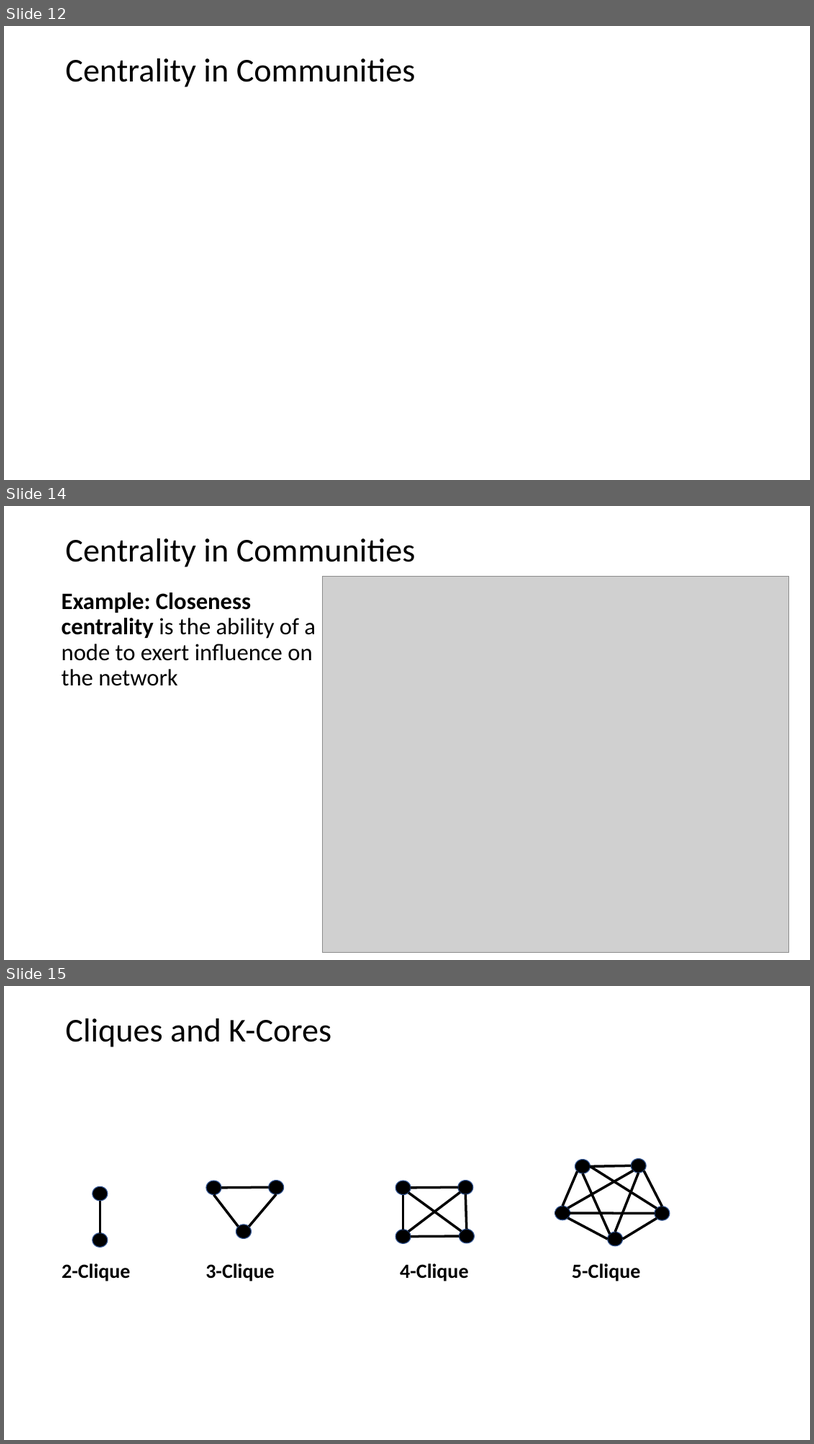
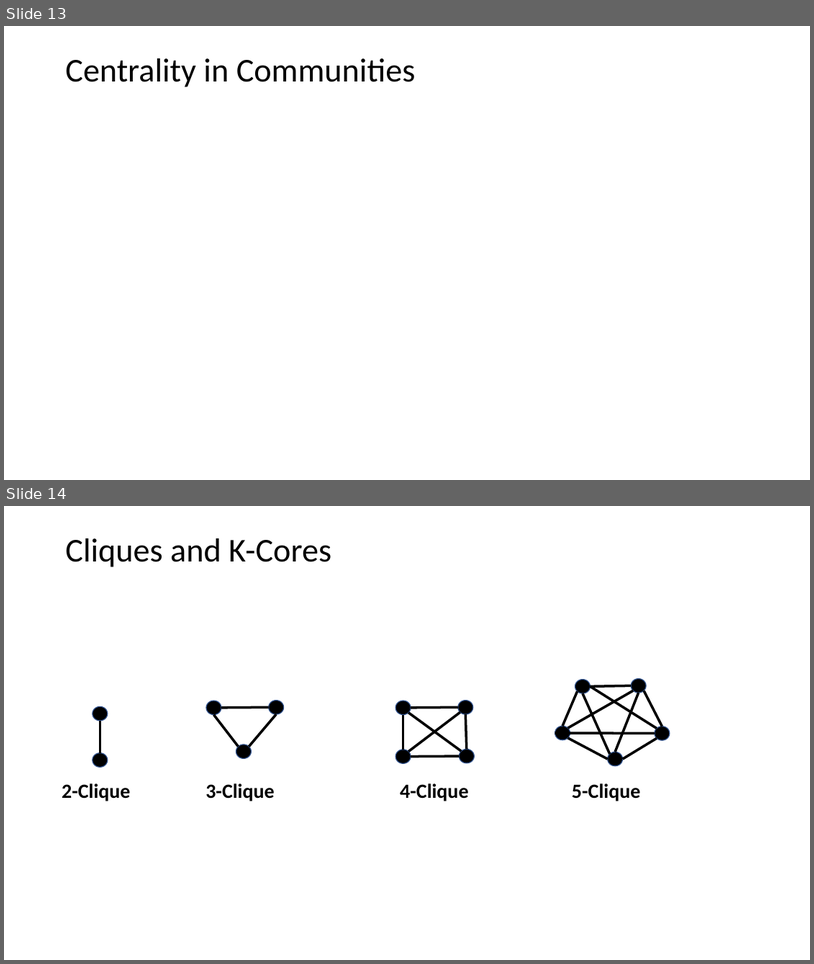
Before and after one commit to StephenElston/CSCI-E-108, a slide deck: slides/8_SocialNetworkAnalysis.pptx. Shown one above the other, each under a label of ours: slides 12, 14 and 15 before the commit, slides 13 and 14 after it; the slides between them are not shown. The pictures are 814x1444 and 814x964 pixels, drawn with LibreOffice and Linux fonts; fonts in the diff are those of the drawing; grey boxes stand for pictures. Boxes give left, top, right and bottom in pixels: in the first picture for what was removed or moved away, otherwise in the second. Text is boxed around its words. In the diff, an @@ line names an element or a change of style, - is before the commit and + after.

```diff
--- a/slides/8_SocialNetworkAnalysis.pptx
+++ b/slides/8_SocialNetworkAnalysis.pptx
@@ slide 14 removed at (4,506,810,960), background #FFFFFF @@
@@ title removed at (65,538,416,567) @@
-Centrality in Communities
@@ picture removed at (323,576,790,952) @@
@@ text removed at (62,592,316,686) @@
-Example: Closeness centrality is the ability of a node to exert influence on the network
@@ what was slide 12 is now slide 13 @@
@@ what was slide 15 is now slide 14 @@
```
Also in this commit, not shown: 5 slides changed, 1 slide added, 1 other slide removed.
